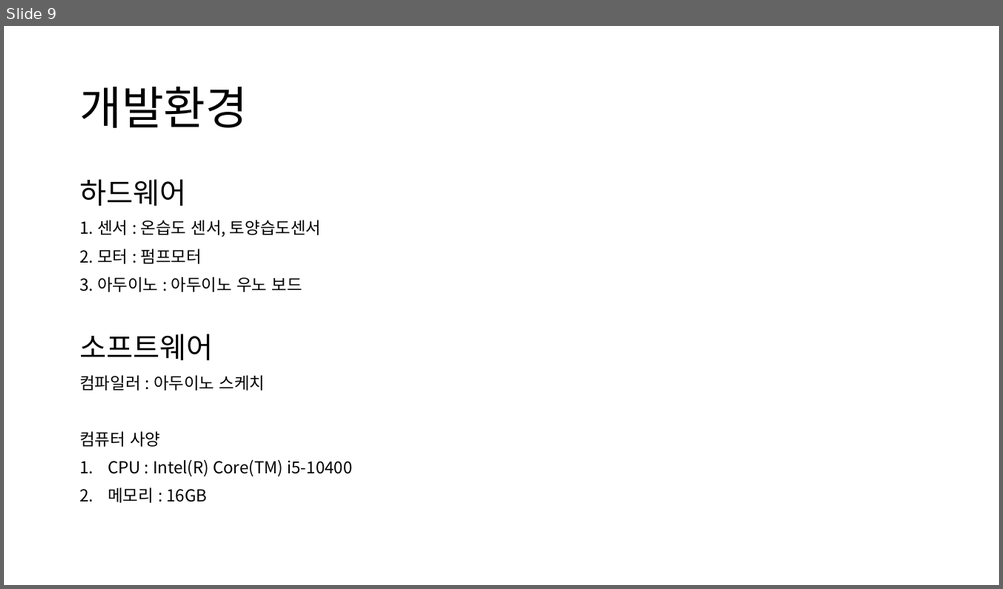
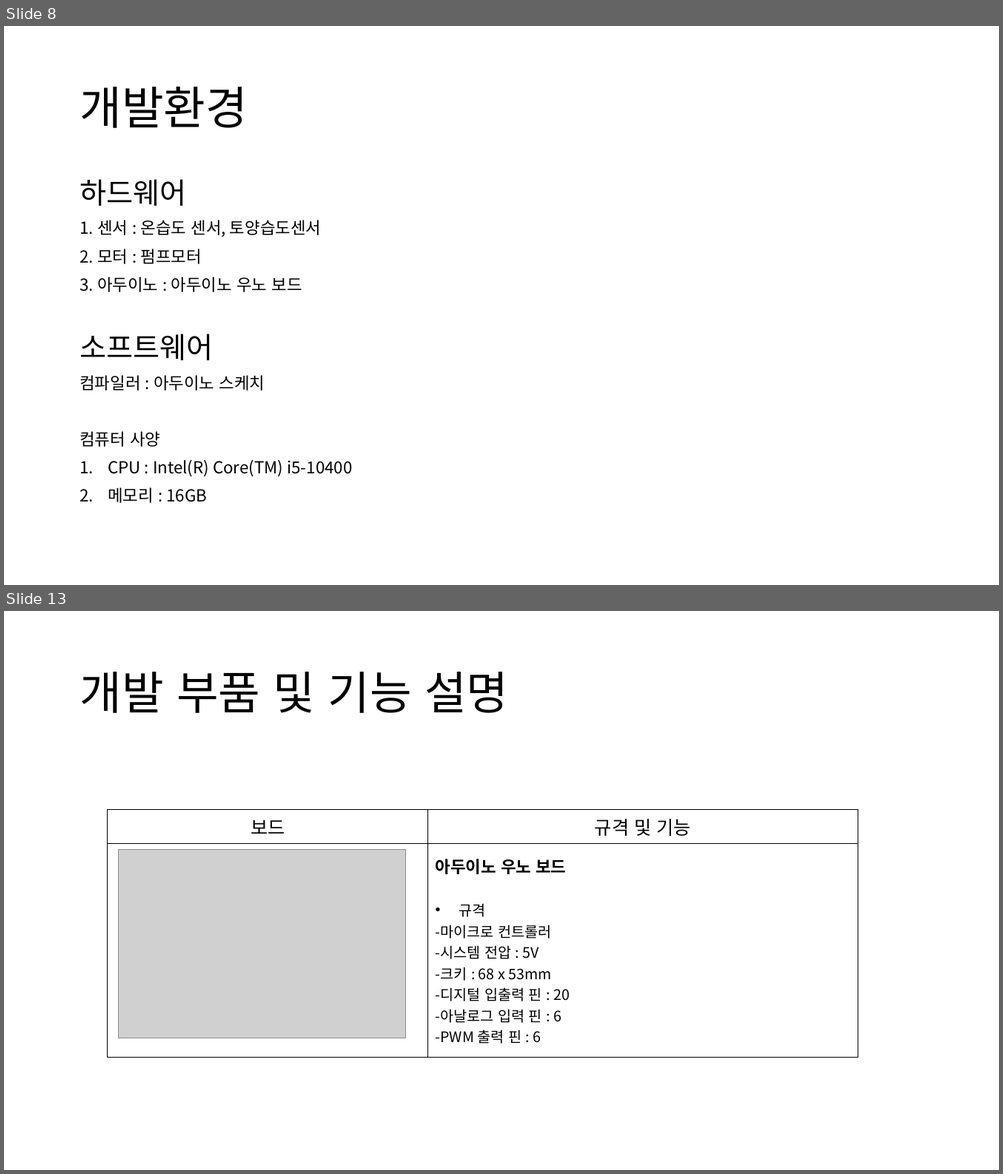
Before and after one commit to sang9831/webdev2022, a slide deck: 임베디드컴퓨팅 기말발표.pptx. Shown one above the other, each under a label of ours: slide 9 before the commit, slides 8 and 13 after it; the slides between them are not shown. The pictures are 1003x589 and 1003x1174 pixels, drawn with LibreOffice and Linux fonts; fonts in the diff are those of the drawing; grey boxes stand for pictures. Boxes give left, top, right and bottom in pixels: in the first picture for what was removed or moved away, otherwise in the second. Text is boxed around its words. In the diff, an @@ line names an element or a change of style, - is before the commit and + after.

Commit message:
아두이노 프로젝트 ppt 수정 14-4 커밋

```diff
--- a/임베디드컴퓨팅 기말발표.pptx
+++ b/임베디드컴퓨팅 기말발표.pptx
@@ slide 13 added at (x1=4, y1=611, x2=999, y2=1170), background #FFFFFF @@
@@ title added at (x1=79, y1=672, x2=508, y2=713), 44 pt, text #000000 @@
+개발 부품 및 기능 설명
@@ table added at (x1=108, y1=809, x2=857, y2=1054), 2 rows, 2 columns @@
+보드 | 규격 및 기능
+ | 아두이노 우노 보드 / 규격 / -마이크로 컨트롤러 / -시스템 전압 : 5V / -크키 : 68 x 53mm / -디지털 입출력 핀 : 20 / -아날로그 입력 핀 : 6 / -PWM 출력 핀 : 6
@@ picture added at (x1=118, y1=850, x2=405, y2=1039) @@
@@ what was slide 9 is now slide 8 @@
```
Also in this commit, not shown: 3 slides changed, 4 other slides added, 2 slides removed.
